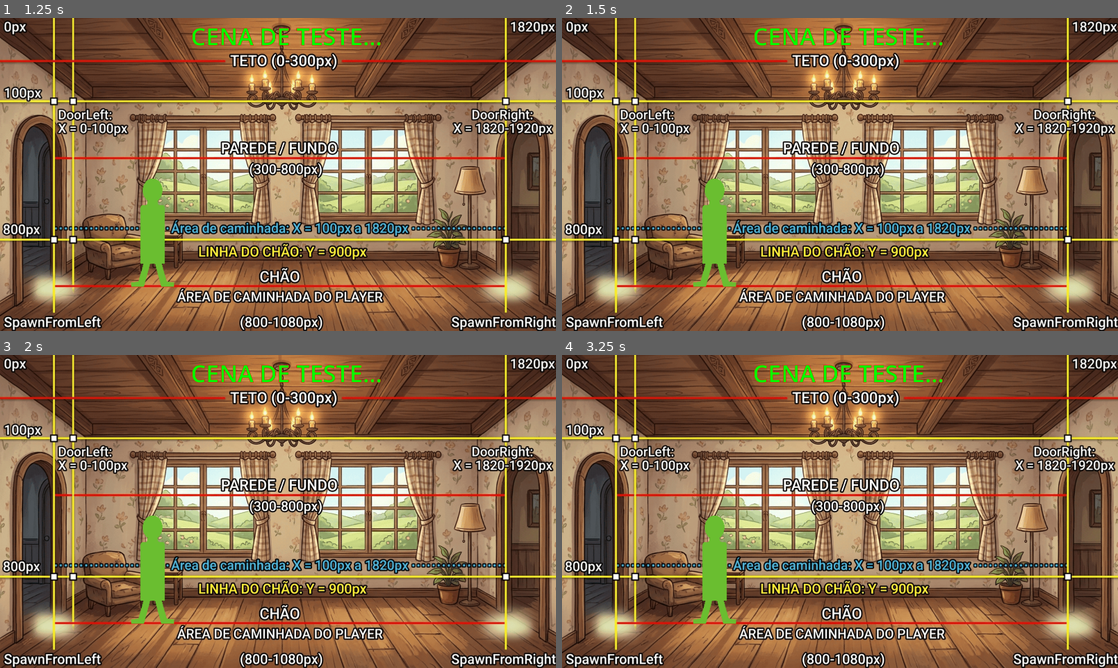
Above: before the commit, frames 1-4 (two rows, left to right).
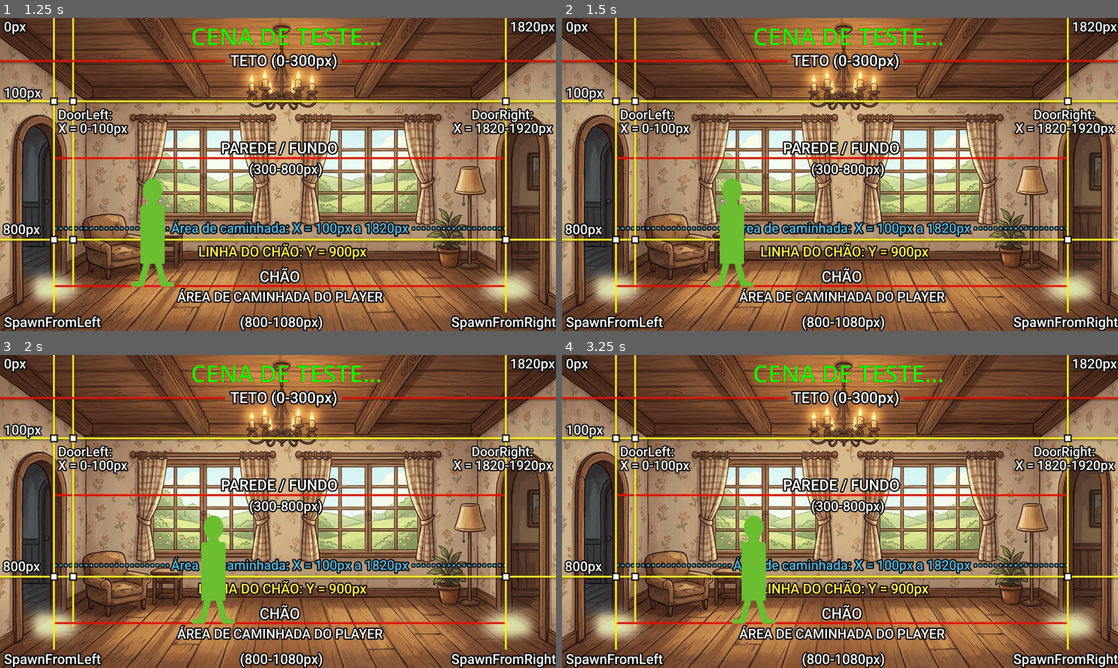
Above: after the commit, the same moments.

Repository: devklebinho/morte-ao-invasor
Game: Godot game, scene res://Scenes/main_menu.tscn
The game is run twice, just before and just after one commit, with the same random seed, the same clock (stepped at 60 frames per second) and the same inputs.
Inputs:
- Up to frame 1 (1.25 s): click "Começar" at 0.5 s
- Up to frame 2 (1.5 s): tap Enter at 1.25 s; hold Right (ui_right) from 1.28 s (still down)
- Up to frame 3 (2 s): keep holding Right (ui_right)
- Up to frame 4 (3.25 s): release Right (ui_right) at 2.03 s; hold Left (ui_left) 2.03-2.78 s; hold Right (ui_right) from 2.78 s (still down)

Frame 1 is identical in both runs. In frame 2, 2.0% of the frame differs, in the area x 23-35%, y 51-86%; in frame 3, 2.6%, in the area x 23-43%, y 51-86%; in frame 4, 2.6%.

Commit message:
player movement sidescroller

Diff:
--- a/Prefabs/Player.tscn
+++ b/Prefabs/Player.tscn
@@ -1,11 +1,13 @@
 [gd_scene format=3 uid="uid://dolshfrf351mi"]
 
 [ext_resource type="Texture2D" uid="uid://bgor8ut08c4sg" path="res://Arts/Sprites/placeholderchar.png" id="1_um8lo"]
+[ext_resource type="Script" uid="uid://bxc84k8bu1d2q" path="res://Scripts/player.gd" id="1_x3d5u"]
 
 [sub_resource type="RectangleShape2D" id="RectangleShape2D_p41tx"]
 size = Vector2(42, 186)
 
 [node name="CharacterBody2D" type="CharacterBody2D" unique_id=1277322602]
+script = ExtResource("1_x3d5u")
 
 [node name="Placeholderchar" type="Sprite2D" parent="." unique_id=702999304]
 texture = ExtResource("1_um8lo")
--- /dev/null
+++ b/Scripts/player.gd
@@ -0,0 +1,17 @@
+extends CharacterBody2D
+
+
+const SPEED = 300.0
+const JUMP_VELOCITY = -400.0
+
+
+func _physics_process(delta: float) -> void:
+	# Get the input direction and handle the movement/deceleration.
+	# As good practice, you should replace UI actions with custom gameplay actions.
+	var direction := Input.get_axis("ui_left", "ui_right")
+	if direction:
+		velocity.x = direction * SPEED
+	else:
+		velocity.x = move_toward(velocity.x, 0, SPEED)
+
+	move_and_slide()
--- a/project.godot
+++ b/project.godot
@@ -27,6 +27,13 @@
 
 project/assembly_name="morte ao invasor"
 
+[input]
+
+MoveLeft={
+"deadzone": 0.2,
+"events": []
+}
+
 [physics]
 
 3d/physics_engine="Jolt Physics"
Not shown, added: Scripts/player.gd.uid
